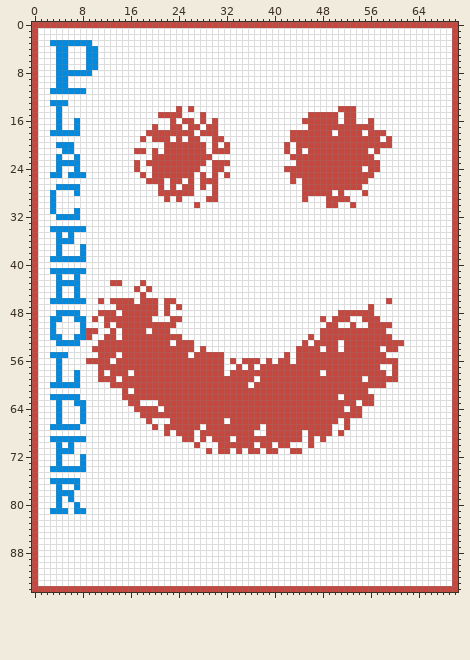
One commit to this sprite sheet: assets/1x/Pickle.png. Above: the version before the commit.
The file is 71x95 pixels.
The same view after the edit:
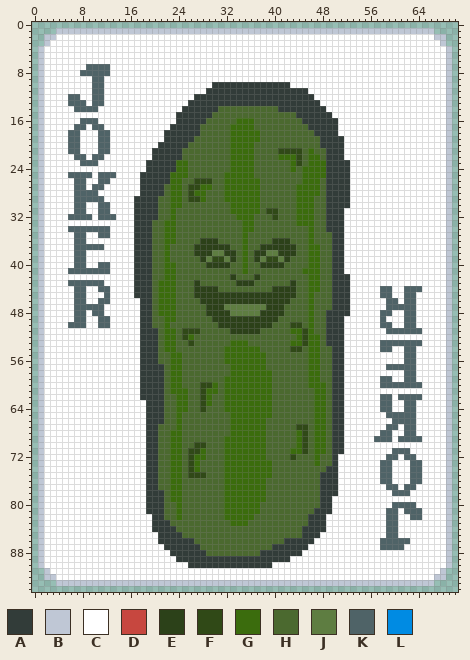
Palette (. is transparent): A #323c39  B #bfc7d5  C #ffffff  D #c7473f  E #2c4119  F #304917  G #3b6c0d  H #4b692f  J #5e7d41  K #4f6367  L #008be3
Change:
Changed rows in their new state; - is an unchanged pixel.
first column x 0:
 0 .......................................................................
 1 ....BBBBBBBBBBBBBBBBBBBBBBBBBBBBBBBBBBBBBBBBBBBBBBBBBBBBBBBBBBBBBBB....
 2 ..BB---------------------------------------------------------------BB..
 3 ..BCCCCCCC----------------------------------------------------------B..
 4 .B--CC---CC----------------------------------------------------------B.
 5 .B--CC---CC----------------------------------------------------------B.
 6 .B--CC---CC----------------------------------------------------------B.
 7 .B--CC---KKKK--------------------------------------------------------B.
 8 .B--CCCCKKKKK--------------------------------------------------------B.
 9 .B--CC----KK---------------------------------------------------------B.
10 .B--CC----KK------------------AAAAAAAAAAAAA--------------------------B.
11 .B-CCCCCC-KK-----------------AAAAAAAAAAAAAAAAA-----------------------B.
12 .B----KK--KK---------------AAAAAAAAAAAAAAAAAAAA----------------------B.
13 .B-CCCKKK-KK--------------AAAAAAAAAAAAAAAAAAAAAA---------------------B.
14 .B--C--KKKK-------------CAAAAAAHHHHHHHHHHAAAAAAAA--CCC---------------B.
15 .B--C----------------CCCAAAAAAHHHHHHHHHHHHHHAAAAAAC-CC---------------B.
16 .B--C--CKKK------------CAAAAAHHHHHGGGHHHHHHHHAAAAAA-CC--C------------B.
17 .B--C--KK-KK--------C--AAAAAHHHHHGGGGHHHHHHHHHAAAAACCCCCC------------B.
18 .B-CCCKK---KK------CCCAAAAAAHHHHHGGGGGHHHHHHHHHAAAACCCC-CCC----------B.
19 .B----KK---KK-----C-CCAAAAAHHHHHHGGGGGHHHHHHHHHHAAAACCCCCC-C---------B.
20 .B--CCKK---KK--------AAAAAHHHHHHHGGGGHHHHHHHHHHHAAAACCCCCCCC---------B.
21 .B---CKK---KK----CC-AAAAAHHHHHHHHGGGGHHHHFFFFHGHHAAACCCC-C-----------B.
22 .B--C--KK-KK--------AAAAAHHHHHHHHGGGGHHHHGGGFHGGHAAACCCCC------------B.
23 .B--CCCCKKK------C-AAAAAGGHHHHHHHGGGGHHHHHHGFHGGGAAAACCCCC-----------B.
24 .B--C--C---------C-AAAAAGGHHHHHHHGGGGHHHHHHGHGGGGAAAACC-CC-----------B.
25 .B-CC-KKKK-KKK----AAAAAGGGHHHHHHGGGGGHHHHHHHHGGGGAAAACCCC------------B.
26 .B-----KK--KK-----AAAAAGGHHFFFHHGGGGGGHHHHHHHGGGHAAAACCC-------------B.
27 .B--CCCKK-KK------AAAAHGGHFFGGHHGGGGGGHHHHHHGGGGHAAAACC--------------B.
28 .B-C---KKKK-------AAAAHGGHFGGHHHGGGGGGHHHHHHGGGGHAAAA--C-------------B.
29 .B-C---KKKKK-----AAAAHHGGHFFGHHHGGGGGGHHHHHHGGGHHAAAA----------------B.
30 .B-C---KK--KK----AAAAHHGGHHHHHHHHGGGGGHHHHHHGGGHHAAAAC---------------B.
31 .B-C---KK--KK----AAAAHHGHHHHHHHHHGGGGGHFFHHHGGGHHAAA-----------------B.
32 .B--CCKKKK-KKK---AAAAHHGHHHHHHHHHHGGGHHHFHHHGGGHHAAA-----------------B.
33 .B---------------AAAHHGGHHHHHHHHHHHGGHHHHHHHGGGHHAAA-----------------B.
34 .B-CCCKKKKKKK----AAAHHGGHHHHHHHHHHHGGHHHHHHHHHGHHAAA-----------------B.
35 .B--C-CKK--KK----AAAHHGGHHHHHHHHHHHGHHHHHHHHHHGHHHAA-----------------B.
36 .B--CCCKK--------AAAHHGGHHHHEEEHHHHGHHHHEEEHHHGHHHAA-----------------B.
37 .B--C--KKKKK-----AAAHHGHHHHEEEEEEHHGHHEEEEEEHHGGHHAA-----------------B.
38 .B--C--KK--------AAAHHGHHHHEEEJJEEHGHEEJJEEEHHGGHHAA-----------------B.
39 .B-CCCCKK--------AAAHHGHHHHHEJFFJEHGHEJFFJEHHHGGHHAA-----------------B.
40 .B-----KK--KK----AAAHHGGHHHHHEEEEHHGHHEEEEHHHHGGHHAA-----------------B.
41 .B-CCCKKKKKKK----AAAHHGGHHHHHHHHHHHGHHHHHHHHHGGGHHAA-----------------B.
42 .B--C--C---------AAAHHGGHHHHHHHHHEHHHEHHHHHHHHGGHHAAA----------------B.
43 .B--CCKKKKKK-CC--AAAHGGGHHHEHHHHHHEEEHHHHHHEHHGGHHAAA----------------B.
44 .B--C--KK--KK----AAAHGGGHHHEEEEHHHHHHHHHEEEEHHGGHHAAA-----KK--KKK----B.
45 .B--C--KK---K----AAAHGGGHHHEEEEEEEEEEEEEEEEEHHGHHHAAA-----KK--KK-----B.
46 .B-CCCCKK--KKCCCC-AAHGGGHHHHEEEEEEEEEEEEEEEHHHGHHHAAA------KK-KK-----B.
47 .B-----KKKKK--CCCCAAHGGGHHHHHEEEJJJJJJJEEEHHHHGHHHAAA---C--KKKKK-----B.
48 .B--CCCKK-KKCC-CCCAAHGGGHHHHHEEEEJJJJJEEEEHHHHGHHAAAACCCC-KK--KK-----B.
49 .B-CC--KK-CKKCCCCCAAHHGGHHHHHHEEEEEEEEEEEHHHHHGHHAAAC--CCCK---KK-----B.
50 .B-C--KKK--KK-CCCCAAHHGHHHHHHHHEEEEEEEEEHHHFFHGHHAAA-C--CCKK--KK-----B.
51 .B-C----CCC--C-CCCAAAHGGHFFFHHHHHEEEEEHHHHHGGFGHHAAACCCCCCCKKKKKK----B.
52 .B-CC--CCC--CC-CCCAAAHGGHFGHHHHHHHHHHHHHHHHHGFGGHAAACCCCCCCC---------B.
53 .B--CCCC---CCCCCCCAAAHGGHHFHHHHHHGGGHHHHHHHGGFGGHAAACCCCCCKKKKKKK----B.
54 .B--------CCCCCCCCAAAHGGHHHHHHHHGGGGGGHHHHHFFHGGHHAACCCCCCKKC-KK-----B.
55 .B-CCC-----CCC-CCCAAAHHGGHHHHHHHGGGGGGGHHHHHHHGGHHAACCCCCCC---KK-----B.
56 .B--C----CCCC-CCCCAAAHHGGHHHHHHHGGGGGGGHHHHHHHGGHHAACCCCCCCCC-KK-----B.
57 .B--C------CCCCCCCAAAAHGGHHHHHHHHGGGGGGHHHHHHHGGHHAACCCCCC-KKKKK-----B.
58 .B--C--C---C-CCC-CAAAAHGGHHHHHHHHGGGGGGGHHHHHHGGHHAACCCCCCC-C-KK-----B.
59 .B--C--C---CCC-CCCAAAAHGGHHHHHHHGGGGGGGGHHHHHHGGHHAACCC-CCKKC-KK-----B.
60 .B-CCCCC-----CCCCCAAAAHGGHHHFFGHGGGGGGGGHHHHHHGGGHAACCCCCCKKKKKKK----B.
61 .B-------------C-CAAAAHGGGHHFGGHGGGGGGGGHHHHHHHGGHAACCCC-------------B.
62 .B-CCCCC-------CCCAAAAHHGGHHFGHHGGGGGGGGHHHHHHHGGHAACCCCC-KK-KKKK----B.
63 .B--C--CC-------CC-AAAHHGGHHFGHHGGGGGGGGHHHHHHHGGHAACC-CC-KK--KK-----B.
64 .B--C---C--------CCAAAHHGGHHFHHHGGGGGGGGHHHHHHHGGHAA-CC---KK--KK-----B.
65 .B--C---C---------CAAAHHGHHHHHHHHGGGGGGGHHHHHHHGGHAACCC----KKKKK-----B.
66 .B--C---C----------AAAHHGHHHHHHHHGGGGGGHHHHHHHHGGHAAC-------KKKK-----B.
67 .B-CCCCC-----------AAHHHGHHHHHHHHGGGGGGHHHHHFFHGGHAAC------KK-KK-----B.
68 .B-----------------AAHHGGHHHHHHHHGGGGGGHHHHHGFHGGHAA------KK--KK-----B.
69 .B-CCCCCC----------AAHHGGHHHHHHHGGGGGGGHHHHHGFHGGHAA-----KKK-KKKK----B.
70 .B--C-C------------AAHHGGHHFFHHHGGGGGGGHHHHHGFHGGHAA-----------------B.
71 .B--CCC------------AAHHGGHFFGHHHGGGGGGGHHHHGGFHGGHAA--------KKK------B.
72 .B--C---C----------AAHHGGHFGGHHHGGGGGGGHHHHFHHHGHHA--------KK-KK-----B.
73 .B--C---C----------AAHHGGHFGHHHHGGGGGGGGHHHHHHHGHHA-------KK---KK----B.
74 .B-CCCCCC----------AAHHGGHFGHHHHGGGGGGGGHHHHHHHHHAA-------KK---KK----B.
75 .B-----------------AAHHGGHFFFHHHGGGGGGGGHHHHHHHHAAA-------KK---KK----B.
76 .B-CCCCC-----------AAHHGGHHHHHHHGGGGGGGHHHHHHHHHAAA-------KK---KK----B.
77 .B--C--C-----------AAHHGGHHHHHHHGGGGGGGHHHHHHHHHAAA--------KK-KK-----B.
78 .B--CCC------------AAAHGGHHHHHHHGGGGGGGHHHHHHHHHAAA---------KKK------B.
79 .B--C-C------------AAAHGGHHHHHHHGGGGGGGHHHHHHHHHAA-------------------B.
80 .B--C--C-----------AAAHHGHHHHHHHGGGGGGHHHHHHHHHHAA----------KKKK-----B.
81 .B-CCC-CC----------AAAHHGHHHHHHHGGGGGGHHHHHHHHHAAA---------KK-KKK----B.
82 .B------------------AAHHGHHHHHHHGGGGGHHHHHHHHHAAA----------KK--KK----B.
83 .B------------------AAAHHHHHHHHHHGGGHHHHHHHHHHAAA----------KK--------B.
84 .B------------------AAAAHHHHHHHHHHHHHHHHHHHHHAAAA----------KK--------B.
85 .B-------------------AAAAHHHHHHHHHHHHHHHHHHHHAAA-----------KK--------B.
86 .B-------------------AAAAAAHHHHHHHHHHHHHHHAAAAA-----------KKKKK------B.
87 .B--------------------AAAAAAHHHHHHHHHHHHAAAAAA------------KKKK-------B.
88 .B---------------------AAAAAAHHHHHHHHHAAAAAAA------------------------B.
89 .B----------------------AAAAAAAAAAAAAAAAAAA--------------------------B.
90 .B------------------------AAAAAAAAAAAAAA-----------------------------B.
91 ..B-----------------------------------------------------------------B..
92 ..BB---------------------------------------------------------------BB..
93 ....BBBBBBBBBBBBBBBBBBBBBBBBBBBBBBBBBBBBBBBBBBBBBBBBBBBBBBBBBBBBBBB....
94 .......................................................................
Boxes around the changes in both pictures, in picture pixels (x1, y1, x2, y2):
changed: (32, 22, 458, 592)
